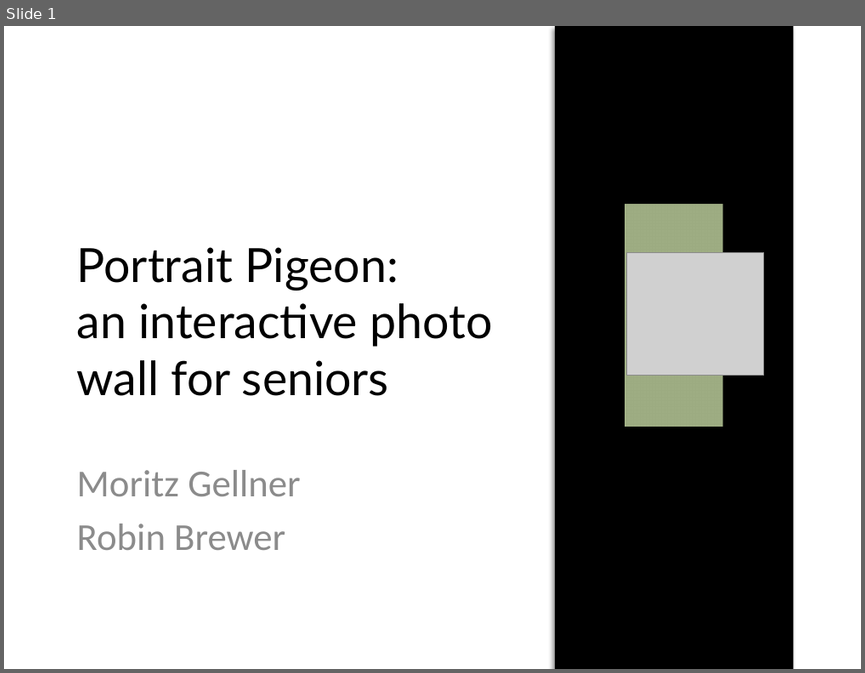
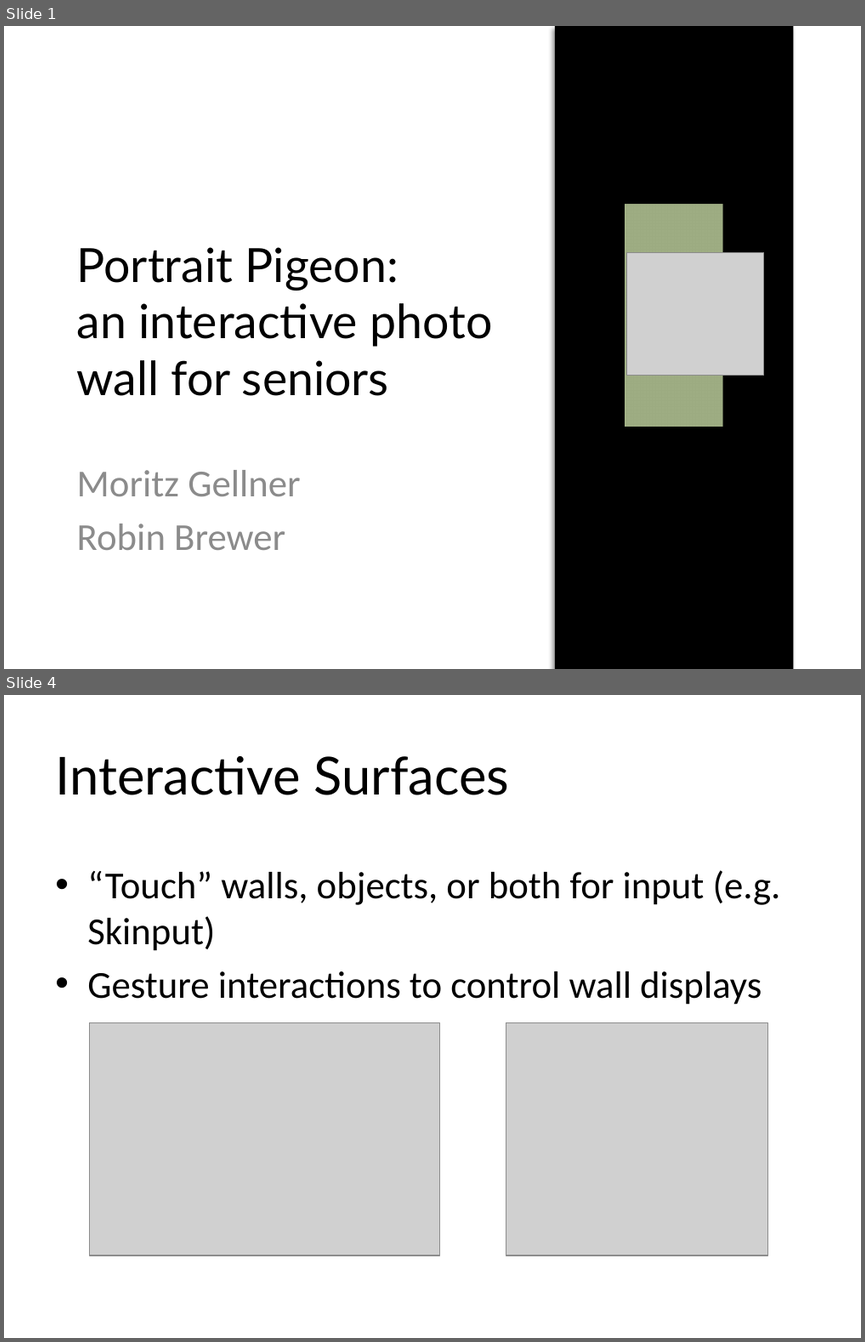
Before and after one commit to moritzg91/photo-wall, a slide deck: 525finalPres.pptx. Shown one above the other, each under a label of ours: slide 1 before the commit, slides 1 and 4 after it; the slides between them are not shown. The pictures are 865x673 and 865x1342 pixels, drawn with LibreOffice and Linux fonts; fonts in the diff are those of the drawing; grey boxes stand for pictures. Boxes give left, top, right and bottom in pixels: in the first picture for what was removed or moved away, otherwise in the second. Text is boxed around its words. In the diff, an @@ line names an element or a change of style, - is before the commit and + after.

```diff
--- a/525finalPres.pptx
+++ b/525finalPres.pptx
@@ slide 4 added at bbox=[4, 695, 861, 1338], background #FFFFFF @@
@@ title added at bbox=[55, 756, 510, 795], 44 pt, text #000000 @@
+Interactive Surfaces
@@ text added at bbox=[87, 870, 781, 1004], 32 pt, text #000000 @@
+• “Touch” walls, objects, or both for input (e.g. Skinput)
+• Gesture interactions to control wall displays
@@ picture added at bbox=[90, 1023, 440, 1255] @@
@@ picture added at bbox=[506, 1023, 767, 1255] @@
```
Also in this commit, not shown: 1 slide changed, 8 other slides added, 4 slides removed.
